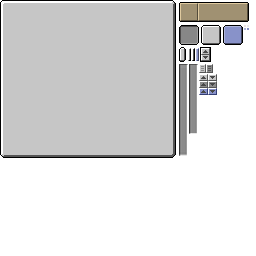
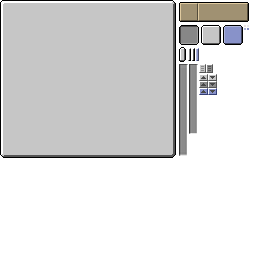
Layers edited between the first and the second (256, 256) image:
hid group "组 2 拷贝" (3 layers) over [200, 47, 211, 62]
